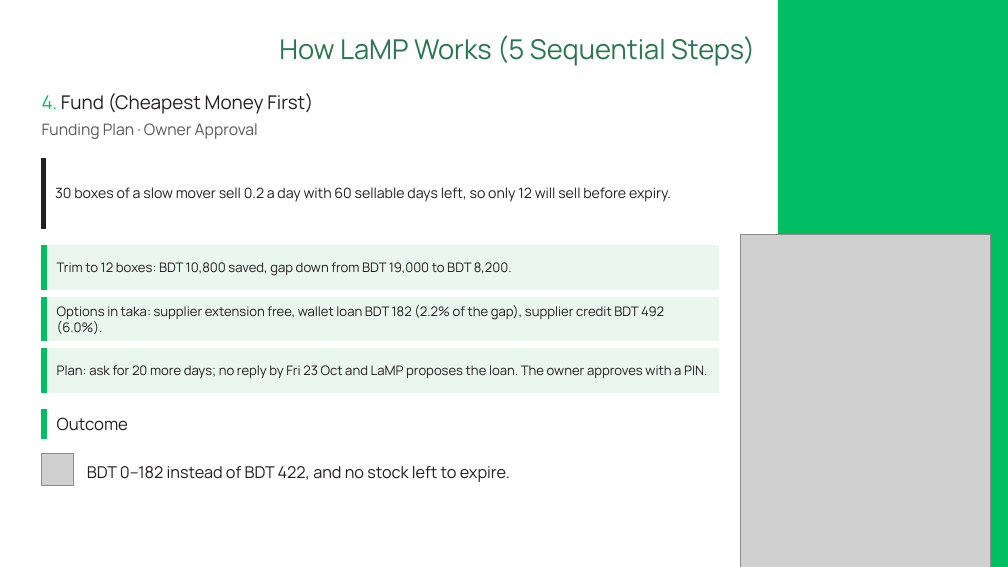
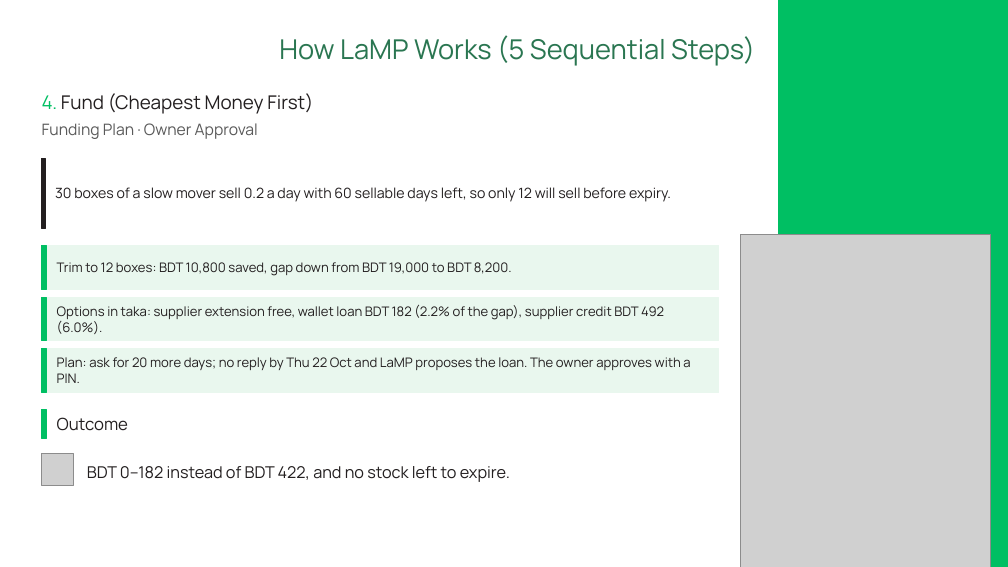
Before and after one commit to ishmam259/lamp-copilot, a slide deck: slide 14 of deck/LaMP-Copilot.pptx. Drawn at 1008x567 pixels with LibreOffice and Linux fonts; fonts in the diff are those of the drawing; grey boxes stand for pictures. Boxes give left, top, right and bottom in pixels: in the first picture for what was removed or moved away, otherwise in the second. Text is boxed around its words. In the diff, an @@ line names an element or a change of style, - is before the commit and + after.

Commit message:
docs, deck: follow-up deadline Thu 22 Oct (Friday is the weekly holiday); trace excerpt updated (by=owner, new commitment hash, followup_fired); 301 tests; phone screenshots retaken; PDFs re-exported

```diff
--- a/deck/LaMP-Copilot.pptx
+++ b/deck/LaMP-Copilot.pptx
@@ text at box(57, 357, 690, 383): text changed @@
-Plan: ask for 20 more days; no reply by Fri 23 Oct and LaMP proposes the loan. The owner approves with a PIN.
+Plan: ask for 20 more days; no reply by Thu 22 Oct and LaMP proposes the loan. The owner approves with a PIN.
```
Also in this commit, not shown: 2 other slides changed, 11 other files.
